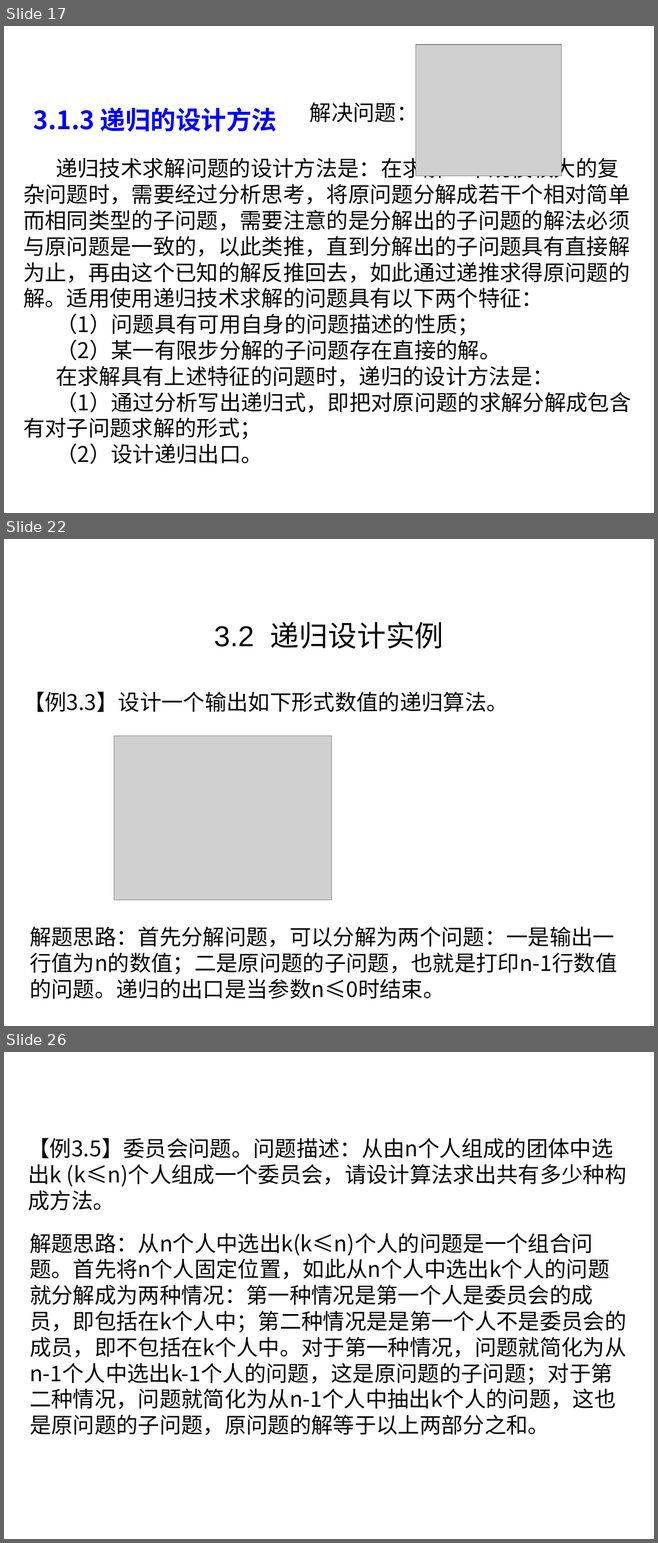
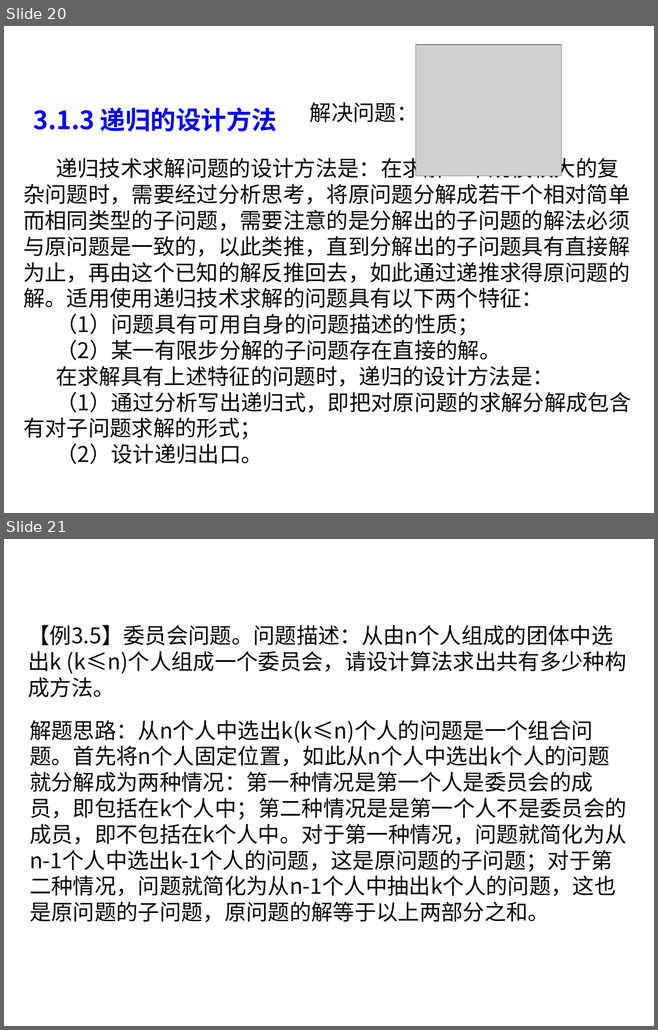
Before and after one commit to liutongling/DP, a slide deck: file/第3章 分治法计.pptx. Shown one above the other, each under a label of ours: slides 17, 22 and 26 before the commit, slides 20 and 21 after it; the slides between them are not shown. The pictures are 658x1543 and 658x1030 pixels, drawn with LibreOffice and Linux fonts; fonts in the diff are those of the drawing; grey boxes stand for pictures; background and template pictures are left out. Boxes give left, top, right and bottom in pixels: in the first picture for what was removed or moved away, otherwise in the second. Text is boxed around its words. In the diff, an @@ line names an element or a change of style, - is before the commit and + after.

```diff
--- a/file/第3章 分治法计.pptx
+++ b/file/第3章 分治法计.pptx
@@ slide 22 removed at (x1=4, y1=539, x2=654, y2=1026), background #FFFFFF @@
@@ text removed at (x1=214, y1=622, x2=444, y2=649) @@
-3.2 递归设计实例
@@ text removed at (x1=23, y1=692, x2=508, y2=712) @@
-【例3.3】设计一个输出如下形式数值的递归算法。
@@ picture removed at (x1=114, y1=736, x2=331, y2=900) @@
@@ text removed at (x1=30, y1=926, x2=617, y2=999) @@
-解题思路：首先分解问题，可以分解为两个问题：一是输出一行值为n的数值；二是原问题的子问题，也就是打印n-1行数值的问题。递归的出口是当参数n≤0时结束。
@@ what was slide 17 is now slide 20 @@
@@ what was slide 26 is now slide 21 @@
```
Also in this commit, not shown: 4 slides changed, 4 slides added, 9 other slides removed, 2 other files.
